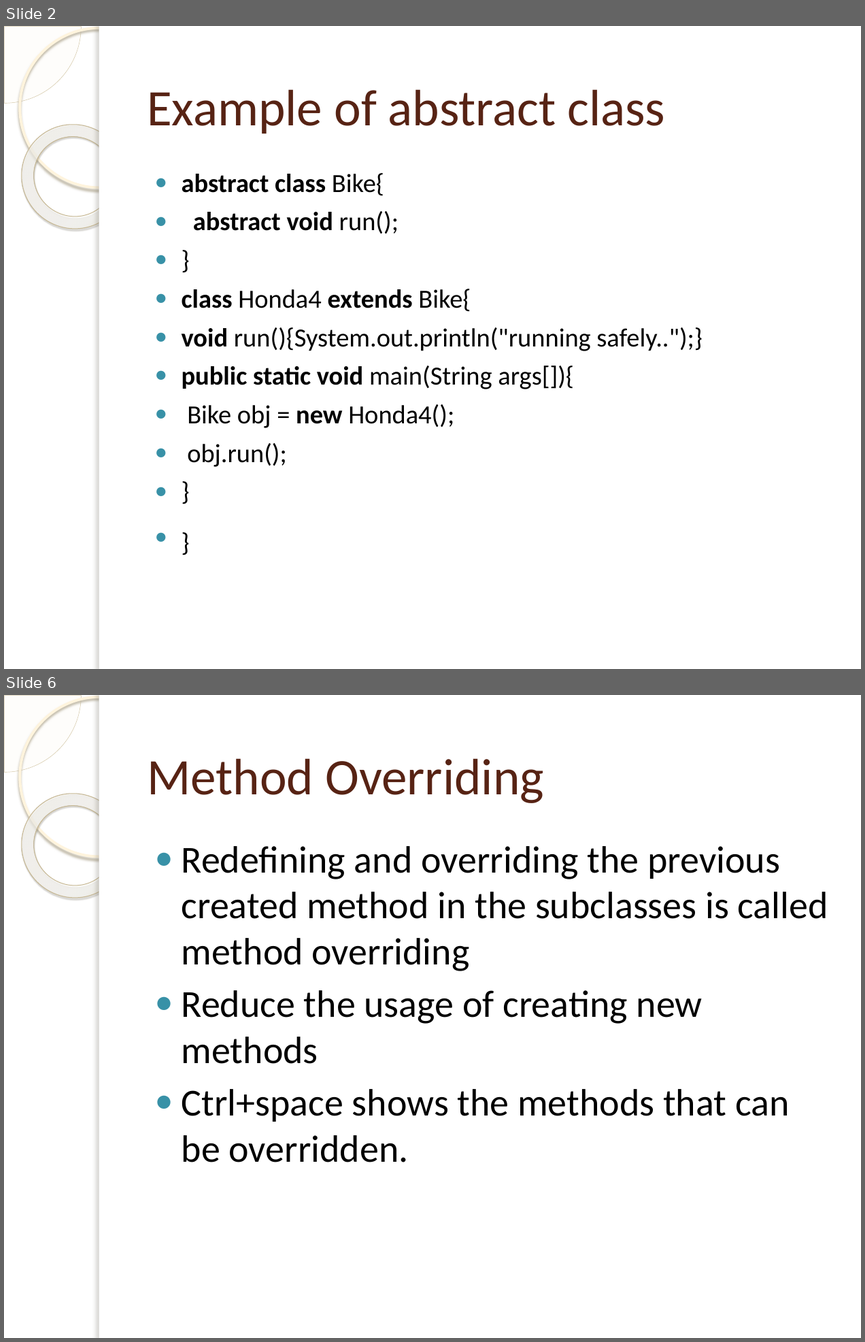
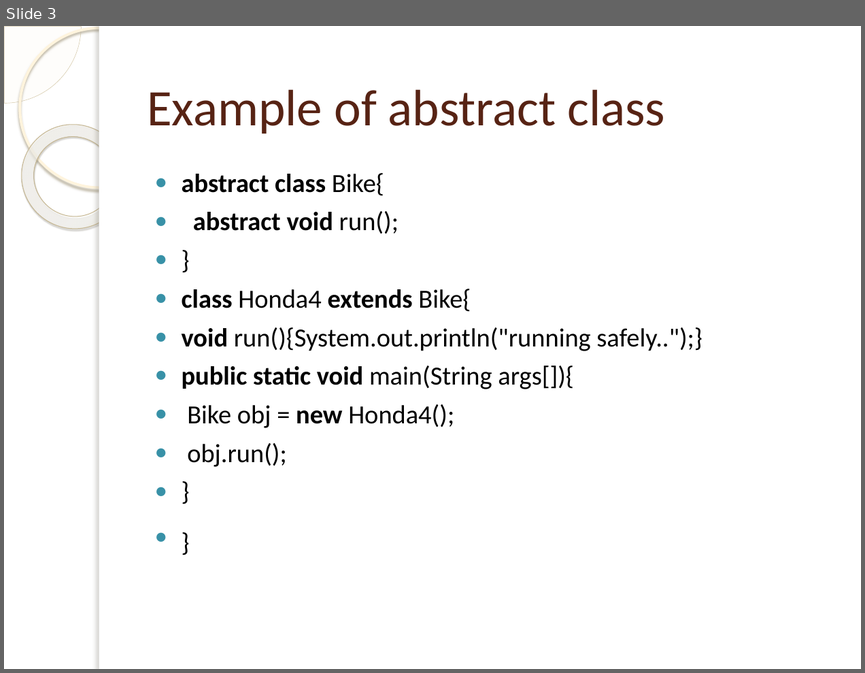
Before and after one commit to raghuvarmam/java-programs, a slide deck: Abstract classes.pptx. Shown one above the other, each under a label of ours: slides 2 and 6 before the commit, slide 3 after it; the slides between them are not shown. The pictures are 865x1342 and 865x673 pixels, drawn with LibreOffice and Linux fonts; fonts in the diff are those of the drawing; background and template pictures are left out. Boxes give left, top, right and bottom in pixels: in the first picture for what was removed or moved away, otherwise in the second. Text is boxed around its words. In the diff, an @@ line names an element or a change of style, - is before the commit and + after.

```diff
--- a/Abstract classes.pptx
+++ b/Abstract classes.pptx
@@ slide 6 removed at bbox=[4, 695, 861, 1338], background picture (left out); not listed: 5 template elements that a slide beside it also shows @@
@@ title removed at bbox=[147, 758, 544, 803] @@
-Method Overriding
@@ text removed at bbox=[181, 846, 828, 1162] @@
-● Redefining and overriding the previous created method in the subclasses is called method overriding
-● Reduce the usage of creating new methods
-● Ctrl+space shows the methods that can be overridden.
@@ what was slide 2 is now slide 3 @@
```
Also in this commit, not shown: 4 slides added, 4 other slides removed.
